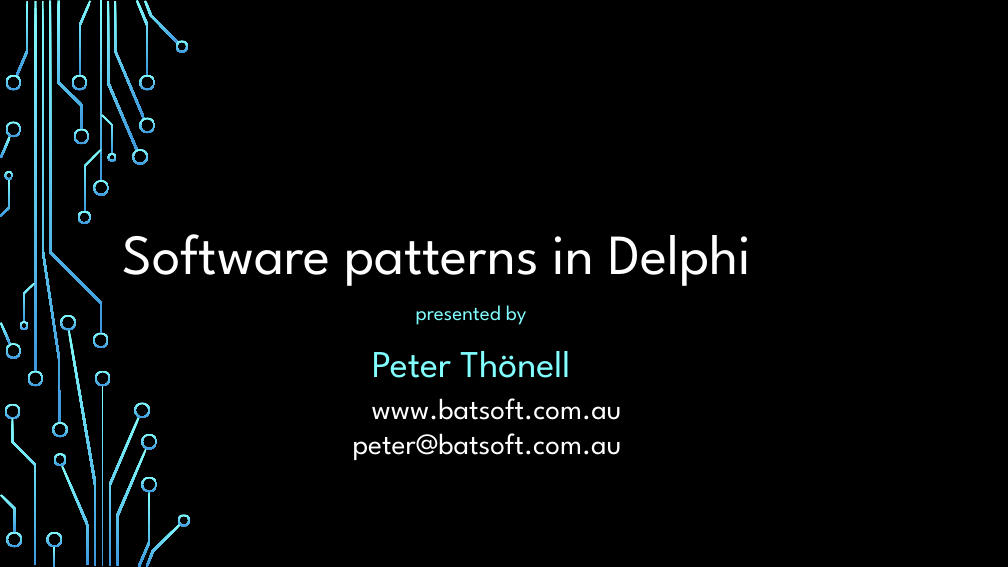
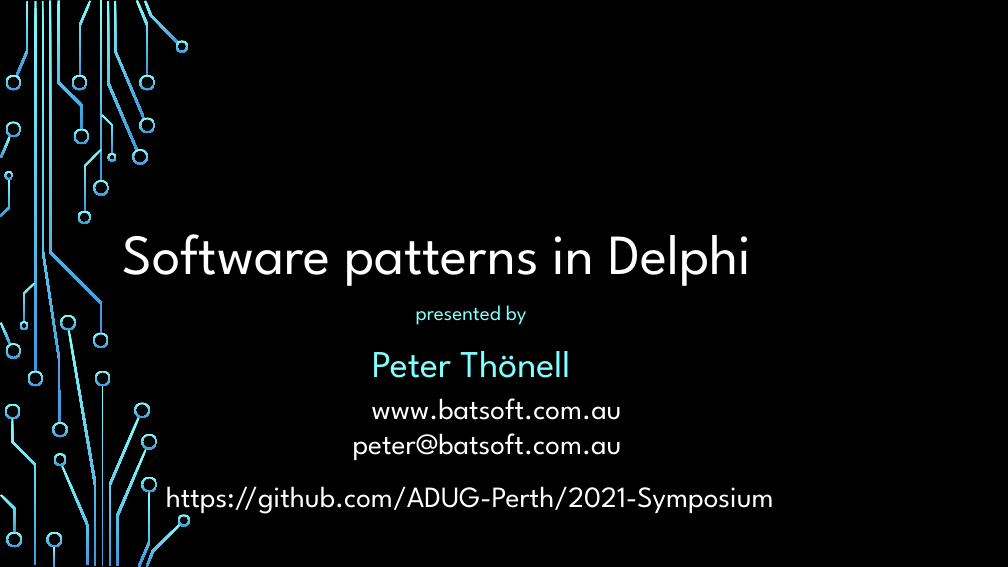
Before and after one commit to ADUG-Perth/Symposium-2021, a slide deck: slide 1 of Doc/Software patterns in Delphi.pptx. Drawn at 1008x567 pixels with LibreOffice and Linux fonts; fonts in the diff are those of the drawing; background and template pictures are left out. Boxes give left, top, right and bottom in pixels: in the first picture for what was removed or moved away, otherwise in the second. Text is boxed around its words. In the diff, an @@ line names an element or a change of style, - is before the commit and + after.

```diff
--- a/Doc/Software patterns in Delphi.pptx
+++ b/Doc/Software patterns in Delphi.pptx
@@ text added at [166, 486, 774, 517], 28 pt, text #FFFFFF @@
+https://github.com/ADUG-Perth/2021-Symposium
```
Also in this commit, not shown: 1 slide added, 1 other file.
